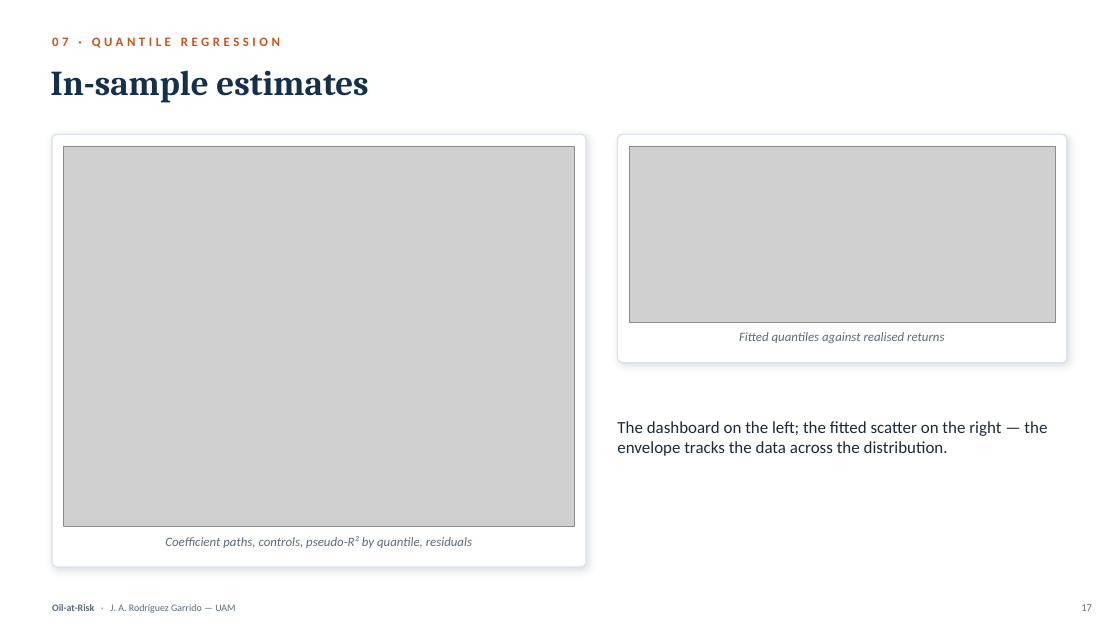
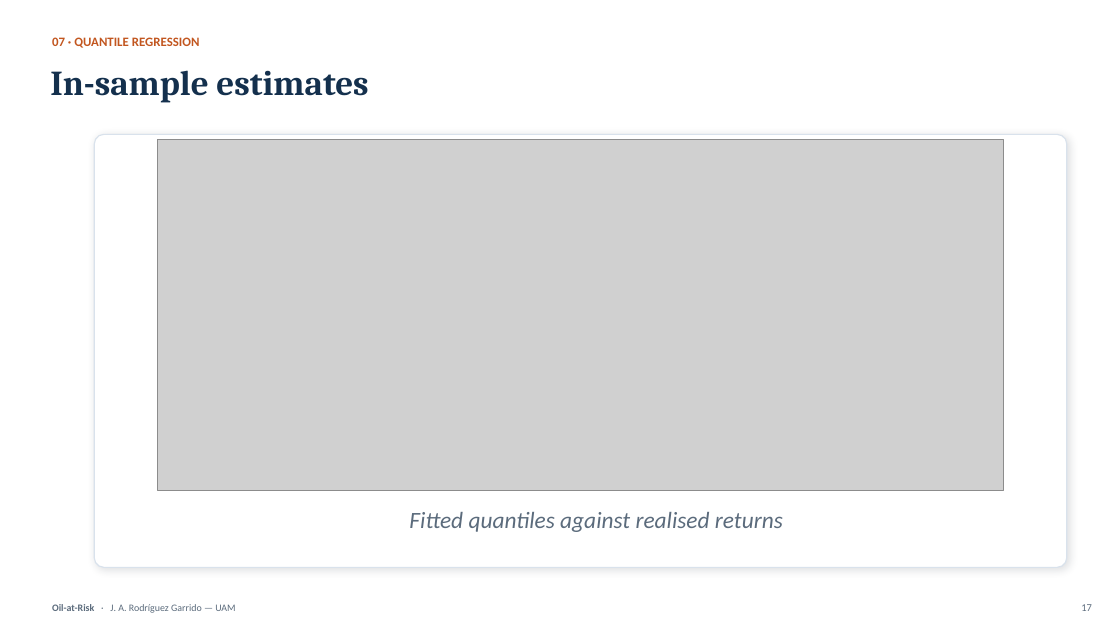
Before and after one commit to Alejandro-bot-one/Oil-at-Risk, a slide deck: slide 16 of deliverable/presentation/Oil-at-Risk_Defense.pptx (slide 17 before the commit). Drawn at 1120x630 pixels with LibreOffice and Linux fonts; fonts in the diff are those of the drawing; grey boxes stand for pictures. Boxes give left, top, right and bottom in pixels: in the first picture for what was removed or moved away, otherwise in the second. Text is boxed around its words. In the diff, an @@ line names an element or a change of style, - is before the commit and + after.

```diff
--- a/deliverable/presentation/Oil-at-Risk_Defense.pptx
+++ b/deliverable/presentation/Oil-at-Risk_Defense.pptx
@@ text "07 · QUANTILE REGRESSION" at bbox=[52, 37, 200, 48]: letter spacing 3 to 0 pt @@
@@ picture removed at bbox=[64, 146, 575, 527] @@
@@ rounded rectangle: place and size @@
-rounded rectangle at bbox=[52, 134, 586, 567]
+rounded rectangle at bbox=[94, 134, 1067, 567]
@@ rounded rectangle at bbox=[94, 134, 1067, 567]: proportions changed @@
@@ picture: place and size @@
-picture at bbox=[629, 146, 1055, 323]
+picture at bbox=[158, 140, 1004, 491]
@@ rounded rectangle removed at bbox=[618, 134, 1067, 363] @@
@@ text removed at bbox=[617, 421, 1047, 456] @@
-The dashboard on the left; the fitted scatter on the right — the envelope tracks the data across the distribution.
@@ text "Fitted quantiles against realised returns": place and size @@
-text "Fitted quantiles against realised returns" at bbox=[739, 332, 944, 343]
+text "Fitted quantiles against realised returns" at bbox=[409, 512, 783, 532]
@@ text "Fitted quantiles against realised returns" at bbox=[409, 512, 783, 532]: size 11 to 20 pt @@
@@ text removed at bbox=[165, 536, 472, 548] @@
-Coefficient paths, controls, pseudo-R² by quantile, residuals
```
Also in this commit, not shown: 63 other slides changed, 5 slides added, 1 slide removed, 10 other files.
